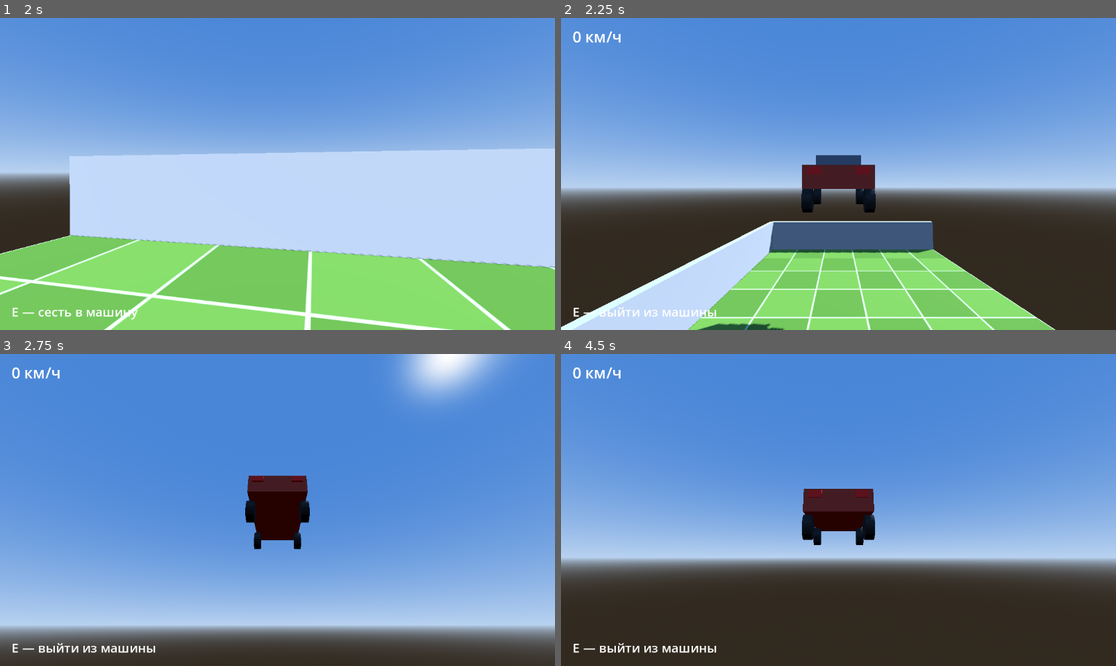
Above: before the commit, frames 1-4 (two rows, left to right).
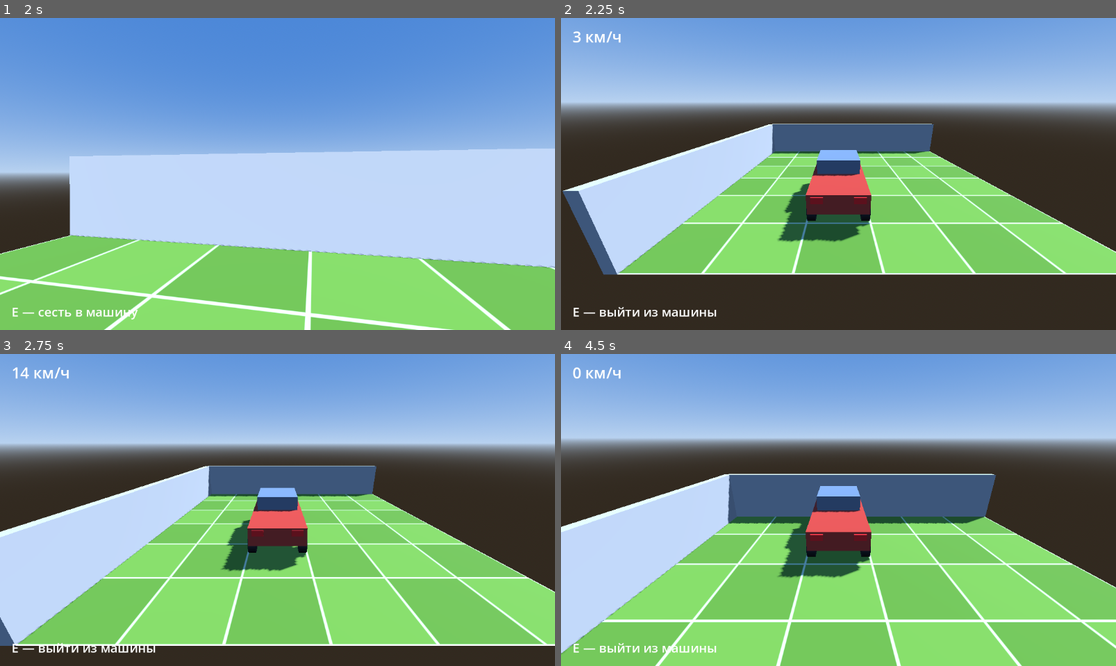
Above: after the commit, the same moments.

Repository: krasking94/GodotAI
Game: Godot game, scene res://scenes/yard.tscn
Two runs of this game, one before a commit and one after it. Both use one fixed random seed, a clock stepped at 60 frames per second and the inputs below.
Inputs (mouse positions are in pixels of both pictures, inside the frame that each line leads up to):
- Up to frame 1 (2 s): tap Enter at 0.5 s; move the mouse to (305, 174) at 0.52 s; hold R 0.53-1.28 s; hold W from 0.53 s (still down); tap Space at 0.77, 1.52 s; move the mouse to (249, 174) at 1.27 s; tap R at 1.35 s
- Up to frame 2 (2.25 s): keep holding W; move the mouse to (849, 167) at 2.02 s; hold R from 2.03 s (still down); tap E at 2.1 s
- Up to frame 3 (2.75 s): keep holding W; keep holding R
- Up to frame 4 (4.5 s): keep holding W; move the mouse to (832, 516) at 2.77 s; release R at 2.78 s; tap Shift at 2.85 s; tap Space at 3.02, 3.77 s; tap R at 3.05, 4.35 s; move the mouse to (877, 513) at 3.52 s; hold R 3.53-4.28 s; move the mouse to (794, 506) at 4.27 s

Frame 1 is identical in both runs. In frame 2, 90% of the frame differs, in the area x 0-100%, y 0-100%; in frame 3, 92%; in frame 4, 99%.

Commit message:
Машина: R срабатывает один раз за нажатие и только когда машина лежит (исправлен «взлёт»)
flip_upright() вызывался каждый физический кадр, пока R зажата, и каждый
раз поднимал машину на полметра. Теперь срабатывание по фронту нажатия
(_r_was_down) и только при is_flipped() (верх кузова отклонён больше ~45°).

Co-Authored-By: Claude Fable 5.1 <noreply@anthropic.com>
Claude-Session: https://claude.ai/code/session_01D6HxsZd3ucF4daBZgGArQk

Diff:
--- a/game/car.gd
+++ b/game/car.gd
@@ -2,7 +2,7 @@
 
 ## Машина на упрощённой физике Godot (VehicleBody3D: кузов + четыре VehicleWheel3D).
 ## Управление, пока active: W/S (или стрелки) — газ и задний ход, A/D — руль,
-## пробел — тормоз, R — поставить на колёса, если перевернулась. Пока active выключен
+## пробел — тормоз, R — поставить на колёса, если перевернулась (одно нажатие, только когда лежит). Пока active выключен
 ## (водителя нет), машина стоит на ручнике; персонаж включает active, садясь в неё (клавиша E).
 ## S на ходу сначала тормозит, и только когда машина почти остановилась, включает задний ход.
 ## Руль на скорости становится мягче, а выше MAX_SPEED мотор не разгоняет: так машина не переворачивается.
@@ -30,6 +30,7 @@
 var _phase_start_pos := Vector3.ZERO
 var _phase_start_yaw := 0.0
 var _speed_label: Label  # спидометр в углу экрана, виден пока active
+var _r_was_down := false  # чтобы R срабатывала по нажатию, а не пока зажата
 
 
 func _ready() -> void:
@@ -85,7 +86,7 @@
 			"flip":  # проверка клавиши R: положить на бок и поставить обратно
 				if _phase_time == 0.0:
 					global_transform.basis = Basis(Vector3.BACK, PI * 0.6)
-				elif _phase_time > 0.5 and global_transform.basis.y.dot(Vector3.UP) < 0.5:
+				elif _phase_time > 0.5 and is_flipped():
 					flip_upright()
 		_phase_time += delta
 		if _phase_time >= _phases[_phase_index]["seconds"]:
@@ -106,8 +107,15 @@
 			steer_input -= 1.0
 		if Input.is_physical_key_pressed(KEY_SPACE):
 			braking = true
-		if Input.is_physical_key_pressed(KEY_R):
-			flip_upright()
+		# R срабатывает один раз за нажатие (а не каждый кадр, пока зажата) и только если машина
+		# действительно лежит на боку или на крыше: иначе каждый кадр подбрасывал бы её на полметра.
+		var r_down := Input.is_physical_key_pressed(KEY_R)
+		if r_down and not _r_was_down:
+			if is_flipped():
+				flip_upright()
+			else:
+				print("Машина и так на колёсах, R не нужна")
+		_r_was_down = r_down
 	else:
 		braking = true  # без водителя машина стоит на ручнике
 
@@ -123,6 +131,11 @@
 	_speed_label.visible = active
 	if active:
 		_speed_label.text = "%d км/ч" % roundi(absf(forward_speed) * 3.6)
+
+
+## Лежит ли машина на боку или на крыше (верх кузова отклонён от вертикали больше ~45°).
+func is_flipped() -> bool:
+	return global_transform.basis.y.dot(Vector3.UP) < 0.7
 
 
 ## Ставит машину на колёса на том же месте (после переворота).
